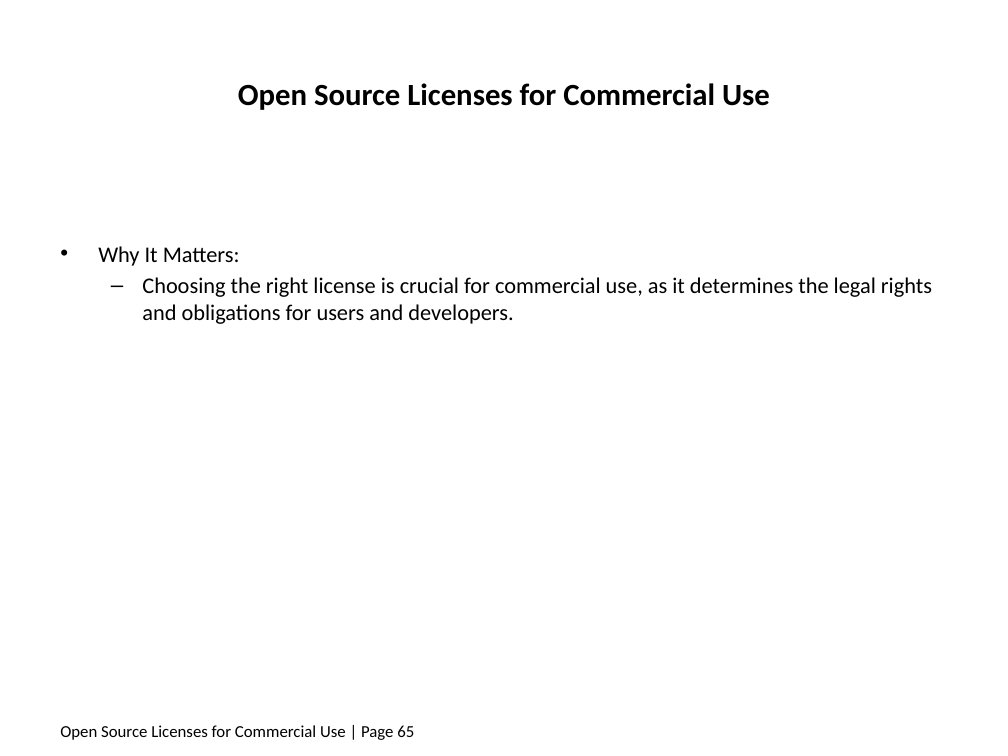
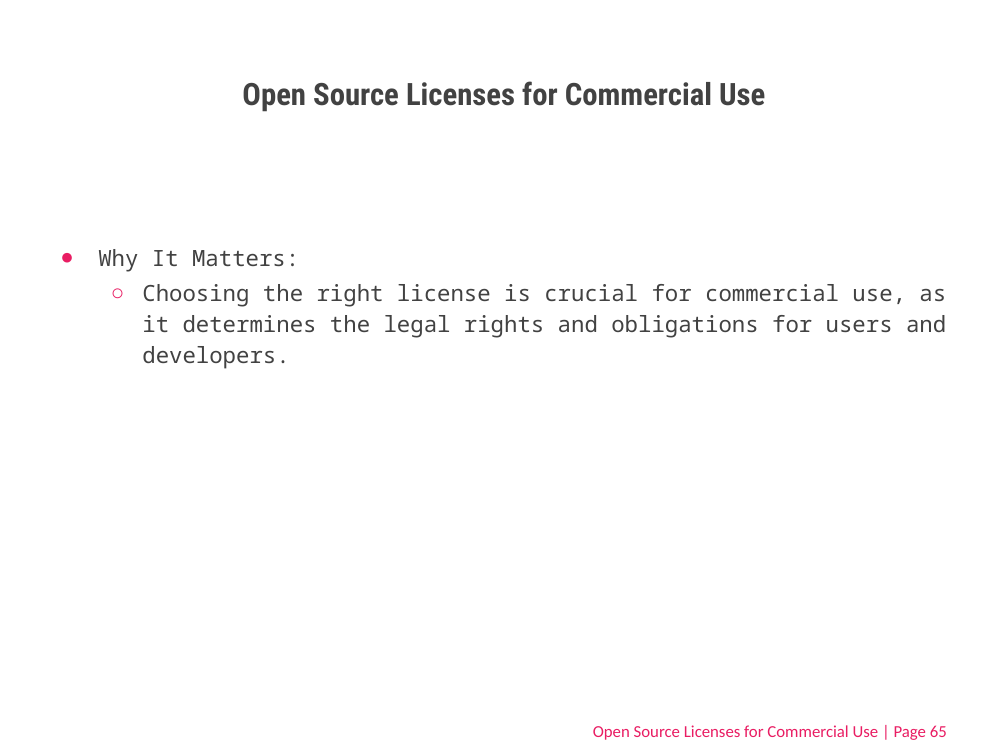
Before and after one commit to Lbelus/CRM_OSINT_COURSE, a slide deck: slide 65 of SWE_essentials/SWE_essentials_en.pptx. Drawn at 1008x756 pixels with LibreOffice and Linux fonts; fonts in the diff are those of the drawing. Boxes give left, top, right and bottom in pixels: in the first picture for what was removed or moved away, otherwise in the second. Text is boxed around its words. In the diff, an @@ line names an element or a change of style, - is before the commit and + after.

```diff
--- a/SWE_essentials/SWE_essentials_en.pptx
+++ b/SWE_essentials/SWE_essentials_en.pptx
@@ title "Open Source Licenses for Commercial ..." at (242, 81, 765, 112): font Calibri to Roboto Condensed, text colour #000000 to #424242 @@
@@ text "Why It Matters:" at (98, 249, 946, 368): font Calibri to Noto Sans Mono, text colour #000000 to #424242; bullet • to ●; line spacing 1 to 1.15; bullet – to ○; more space between paragraphs @@
@@ text "Open Source Licenses for Commercial ..." at (593, 725, 947, 740): text colour #000000 to #E91D63 @@
```
Also in this commit, not shown: 81 other slides changed, 1 other file.
